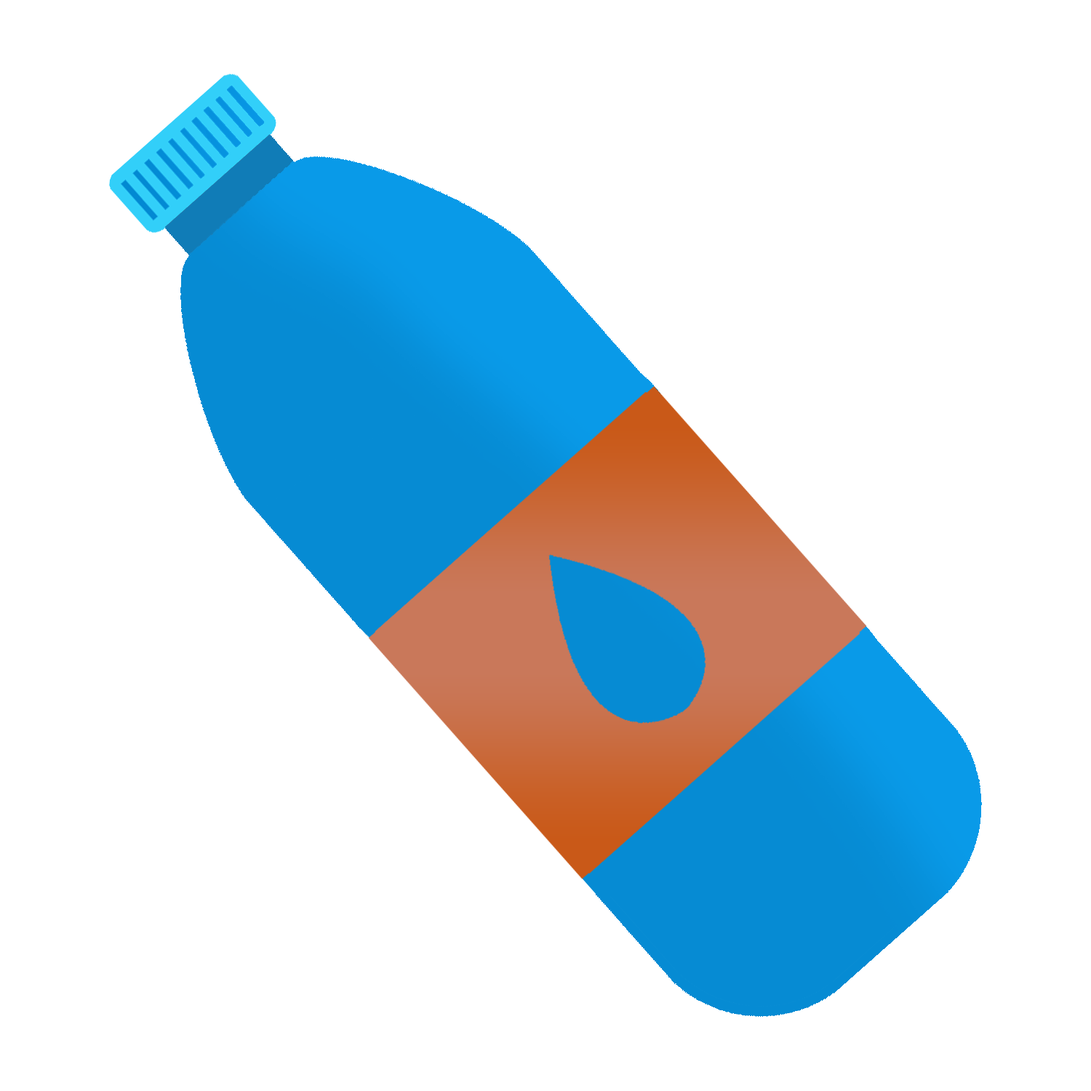
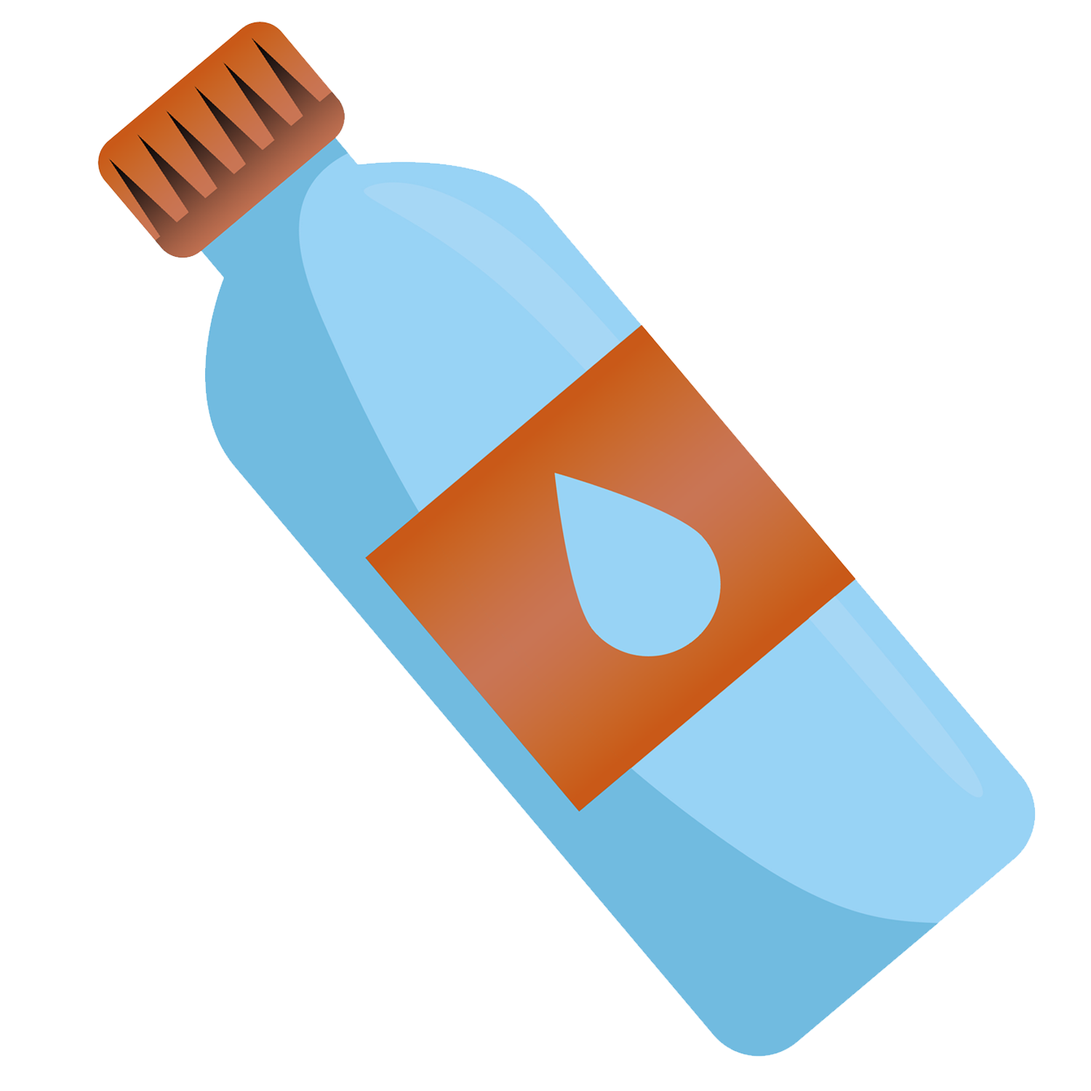
Comparing the layer stacks of the two w=1091, h=1091 images. Changes:
renamed "Warstwa 1" to "Warstwa 2", painted on it over [97, 21, 1037, 1058]
